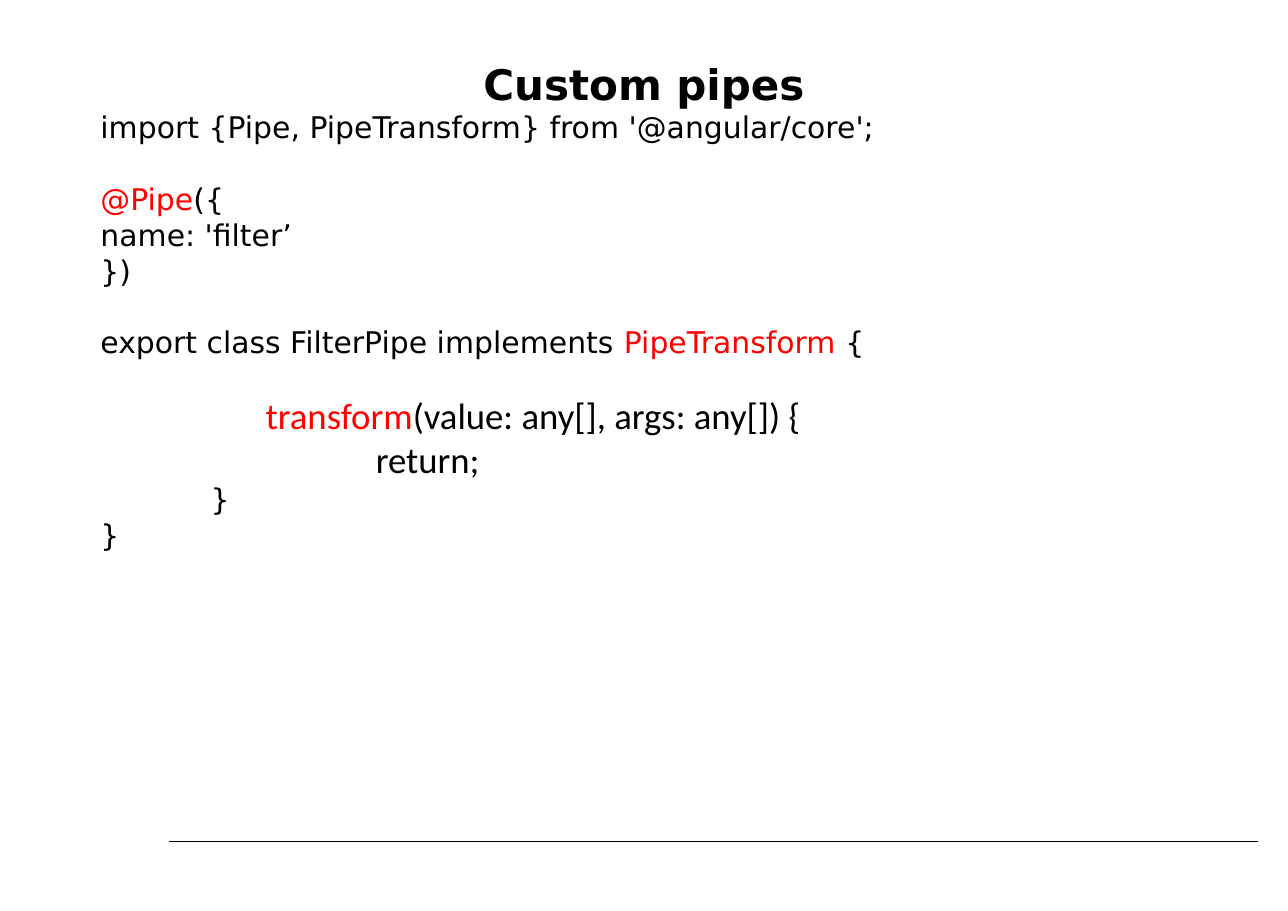
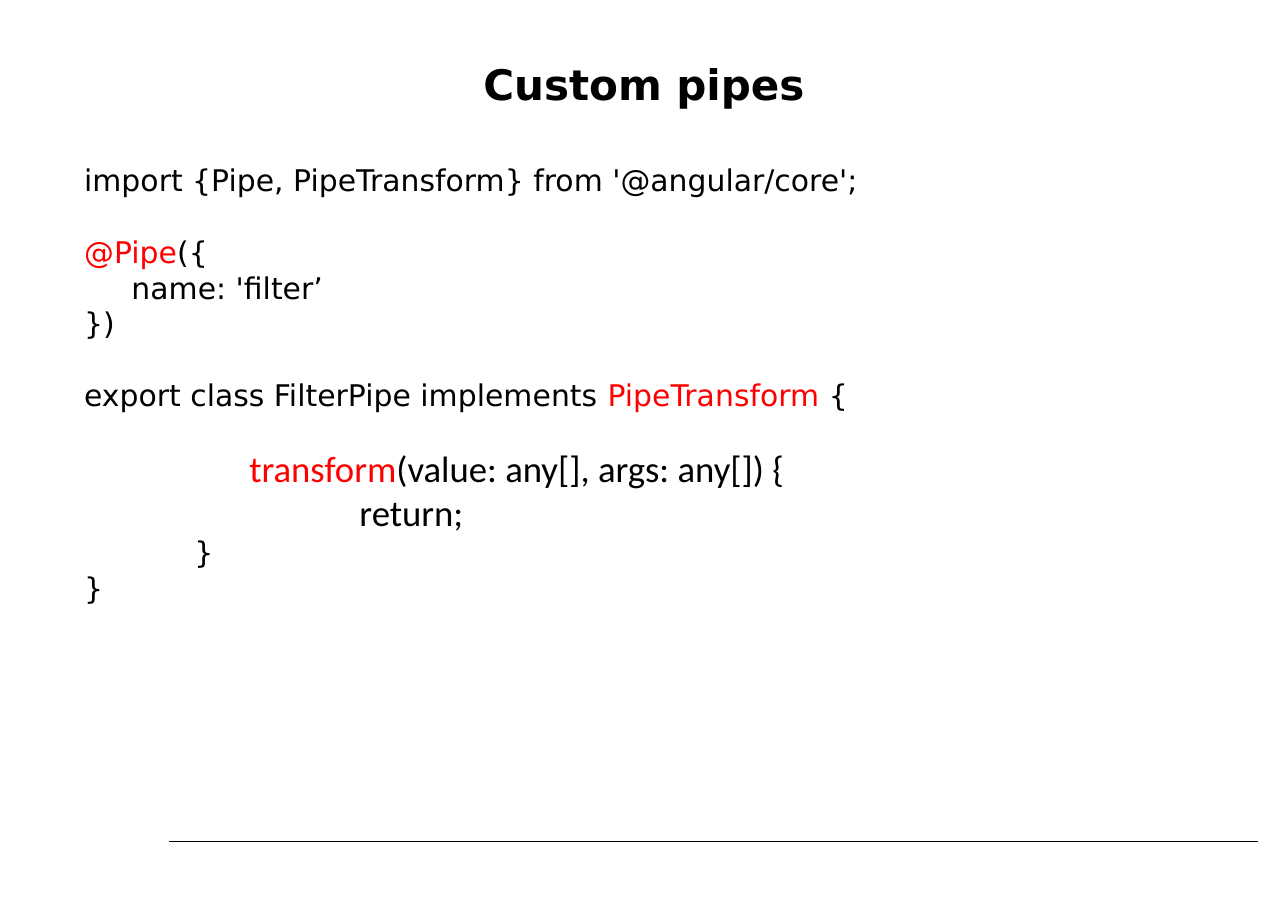
Before and after one commit to petereijgermans11/workshop-angular7, a slide deck: slide 30 of PPT/05- Angular Routing.pptx. Drawn at 1288x911 pixels with LibreOffice and Linux fonts; fonts in the diff are those of the drawing. Boxes give left, top, right and bottom in pixels: in the first picture for what was removed or moved away, otherwise in the second. Text is boxed around its words. In the diff, an @@ line names an element or a change of style, - is before the commit and + after.

```diff
--- a/PPT/05- Angular Routing.pptx
+++ b/PPT/05- Angular Routing.pptx
@@ text "import {Pipe, PipeTransform} from '@angular/core';": place and size @@
-text "import {Pipe, PipeTransform} from '@angular/core';" at (100, 115, 874, 478)
+text "import {Pipe, PipeTransform} from '@angular/core';" at (84, 168, 857, 531)
```
Also in this commit, not shown: 1 other slide changed, 2 other files.
